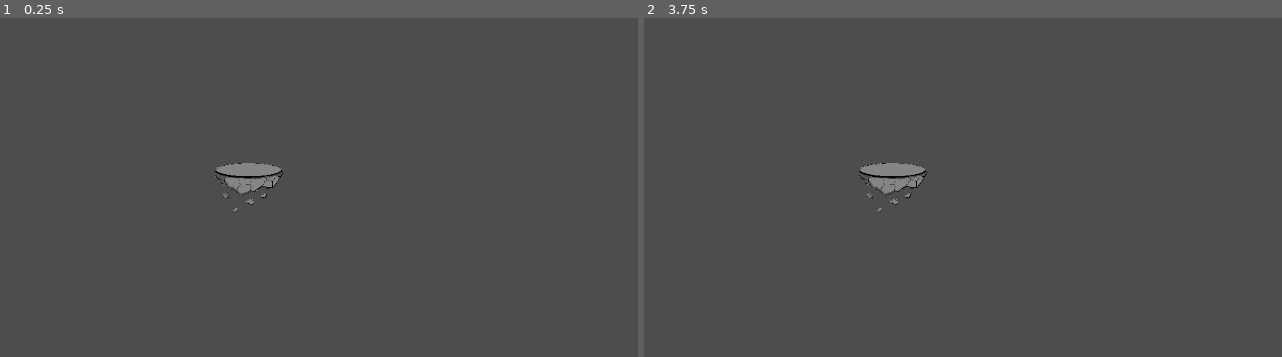
Above: before the commit, frames 1-2 (left to right).
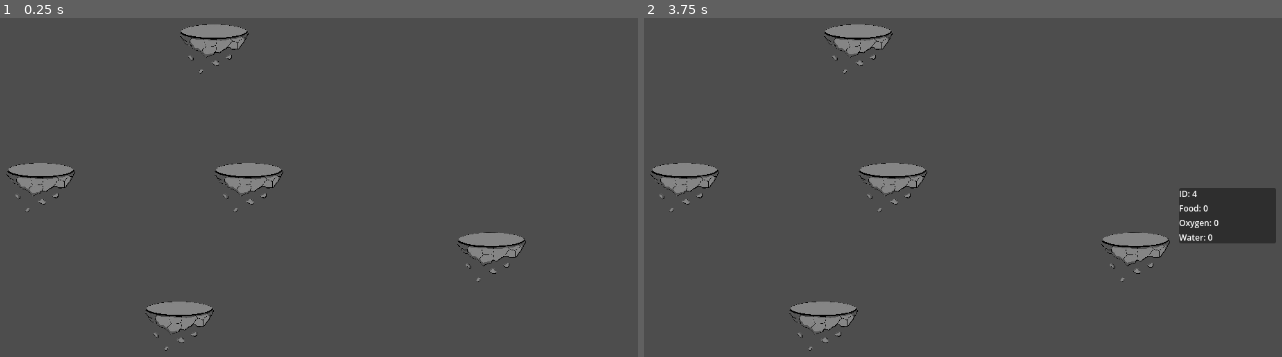
Above: after the commit, the same moments.

Repository: AvilaAndre/GlobalGameJam2025
Game: Godot game, scene res://scenes/space.tscn
Same seed, same stepped clock (60 frames per second), same inputs: the game is played once before the commit and once after it.
Inputs (mouse positions are in pixels of both pictures, inside the frame that each line leads up to):
- Up to frame 1 (0.25 s): no input
- Up to frame 2 (3.75 s): tap Enter at 0.5, 2, 3.5 s; move the mouse to (1065, 160) at 0.52 s; tap Space at 1.25, 2.75 s; move the mouse to (733, 207) at 1.27 s; move the mouse to (969, 85) at 2.02 s; move the mouse to (848, 275) at 2.77 s; move the mouse to (1128, 251) at 3.52 s

The runs differ from the first frame. In frame 1, 2.6% of the frame differs, in the area x 0-83%, y 1-99%; in frame 2, 5.0%, in the area x 0-100%, y 1-99%.

Commit message:
feat: show planets info

Diff:
--- a/entities/planet_icon.tscn
+++ b/entities/planet_icon.tscn
@@ -1,8 +1,11 @@
-[gd_scene load_steps=4 format=3 uid="uid://hmkt55eyemji"]
+[gd_scene load_steps=5 format=3 uid="uid://hmkt55eyemji"]
 
 [ext_resource type="Texture2D" uid="uid://yxoetu0tukml" path="res://Assets/Island_no_bg-sheet.png" id="1_1o0e5"]
 [ext_resource type="Script" path="res://scripts/planet_icon.gd" id="1_twbqu"]
 [ext_resource type="PackedScene" uid="uid://cdwafagcywems" path="res://entities/planet_info.tscn" id="3_ft6ka"]
+
+[sub_resource type="CircleShape2D" id="CircleShape2D_regtf"]
+radius = 43.0116
 
 [node name="PlanetIcon" type="Node2D"]
 script = ExtResource("1_twbqu")
@@ -13,3 +16,47 @@
 texture = ExtResource("1_1o0e5")
 
 [node name="PlanetInfo" parent="." instance=ExtResource("3_ft6ka")]
+
+[node name="Area2D" type="Area2D" parent="."]
+
+[node name="CollisionShape2D" type="CollisionShape2D" parent="Area2D"]
+shape = SubResource("CircleShape2D_regtf")
+
+[node name="InfoPanel" type="PanelContainer" parent="."]
+clip_contents = true
+anchors_preset = 2
+anchor_top = 1.0
+anchor_bottom = 1.0
+offset_left = 66.0
+offset_top = -95.0
+offset_right = 206.0
+offset_bottom = -15.0
+grow_vertical = 0
+size_flags_horizontal = 3
+
+[node name="VBoxContainer" type="VBoxContainer" parent="InfoPanel"]
+layout_mode = 2
+size_flags_horizontal = 0
+
+[node name="IdLabel" type="Label" parent="InfoPanel/VBoxContainer"]
+layout_mode = 2
+theme_override_font_sizes/font_size = 12
+text = "Placeholder"
+
+[node name="FoodLabel" type="Label" parent="InfoPanel/VBoxContainer"]
+layout_mode = 2
+theme_override_font_sizes/font_size = 12
+text = "Placeholder"
+
+[node name="OxygenLabel" type="Label" parent="InfoPanel/VBoxContainer"]
+layout_mode = 2
+theme_override_font_sizes/font_size = 12
+text = "Placeholder"
+
+[node name="WaterLabel" type="Label" parent="InfoPanel/VBoxContainer"]
+layout_mode = 2
+theme_override_font_sizes/font_size = 12
+text = "Placeholder"
+
+[connection signal="mouse_entered" from="Area2D" to="." method="_on_area_2d_mouse_entered"]
+[connection signal="mouse_exited" from="Area2D" to="." method="_on_area_2d_mouse_exited"]
--- a/scripts/autoload.gd
+++ b/scripts/autoload.gd
@@ -1,36 +1,33 @@
 extends Node2D
-
 
 class Planet:
 	var id: int
-	var x: float
-	var y: float
+	var position: Vector2
 	var water: float
 	var food: float
 	var oxygen: float
 
-var created : bool = false
 var running : bool = false
 var rng = RandomNumberGenerator.new()
 
-var planets: Dictionary = {}
+var planets: Dictionary = {
+	0: newPlanet(0, 0, 0),
+	2: newPlanet(2, -100.0, 200.0),
+	1: newPlanet(1, -300.0, 0),
+	3: newPlanet(3, 240.0, -400.0),
+	4: newPlanet(4, 350.0, 100.0),
+	5: newPlanet(5, -50.0, -200.0),
+}
 
-func create_galaxy() -> void:
-	if created:
-		return
-	else:
-		created = true
+func newPlanet(id: int, x: float, y: float) -> Planet:
+	var planet = Planet.new()
+	planet.id = id
+	planet.position = Vector2(x, y)
+	planet.water = 0.0
+	planet.food = 0.0
+	planet.oxygen = 0.0
 
-	for i in range(0, 8):
-		var planet = Planet.new()
-		planet.id = i
-		planet.x = rng.randf_range(-100.0, 100.0)
-		planet.y = rng.randf_range(-100.0, 100.0)
-		planet.water = 0.0
-		planet.food = 0.0
-		planet.oxygen = 0.0
-
-		planets[i] = planet
+	return planet
 
 func _process(_delta: float) -> void:
 	if running:
--- a/scripts/planet_icon.gd
+++ b/scripts/planet_icon.gd
@@ -1,15 +1,23 @@
 extends Node2D
 
 
-# Called when the node enters the scene tree for the first time.
 func _ready() -> void:
-	pass # Replace with function body.
+	$InfoPanel.visible = false
 
-
-# Called every frame. 'delta' is the elapsed time since the previous frame.
 func _process(_delta: float) -> void:
 	pass
 
 
 func info() -> Node2D:
 	return $PlanetInfo
+
+
+func _on_area_2d_mouse_exited() -> void:
+	$InfoPanel.visible = false
+
+func _on_area_2d_mouse_entered() -> void:
+	$InfoPanel.visible = true
+	$InfoPanel/VBoxContainer/IdLabel.text = "ID: " + str(info().id)
+	$InfoPanel/VBoxContainer/FoodLabel.text = "Food: " + str(info().food)
+	$InfoPanel/VBoxContainer/OxygenLabel.text = "Oxygen: " + str(info().oxygen)
+	$InfoPanel/VBoxContainer/WaterLabel.text = "Water: " + str(info().water)
--- a/scripts/space.gd
+++ b/scripts/space.gd
@@ -4,11 +4,12 @@
 
 # Called when the node enters the scene tree for the first time.
 func _ready() -> void:
-	$"/root/Autoload".create_galaxy()
 	for i in $"/root/Autoload".planets.keys():
 		var instance = planet_node.instantiate()
 		instance.info().id = i
 		$Planets.add_child(instance)
+		instance.position = $"/root/Autoload".planets[i].position
+
 
 # Called every frame. 'delta' is the elapsed time since the previous frame.
 func _process(_delta: float) -> void:
